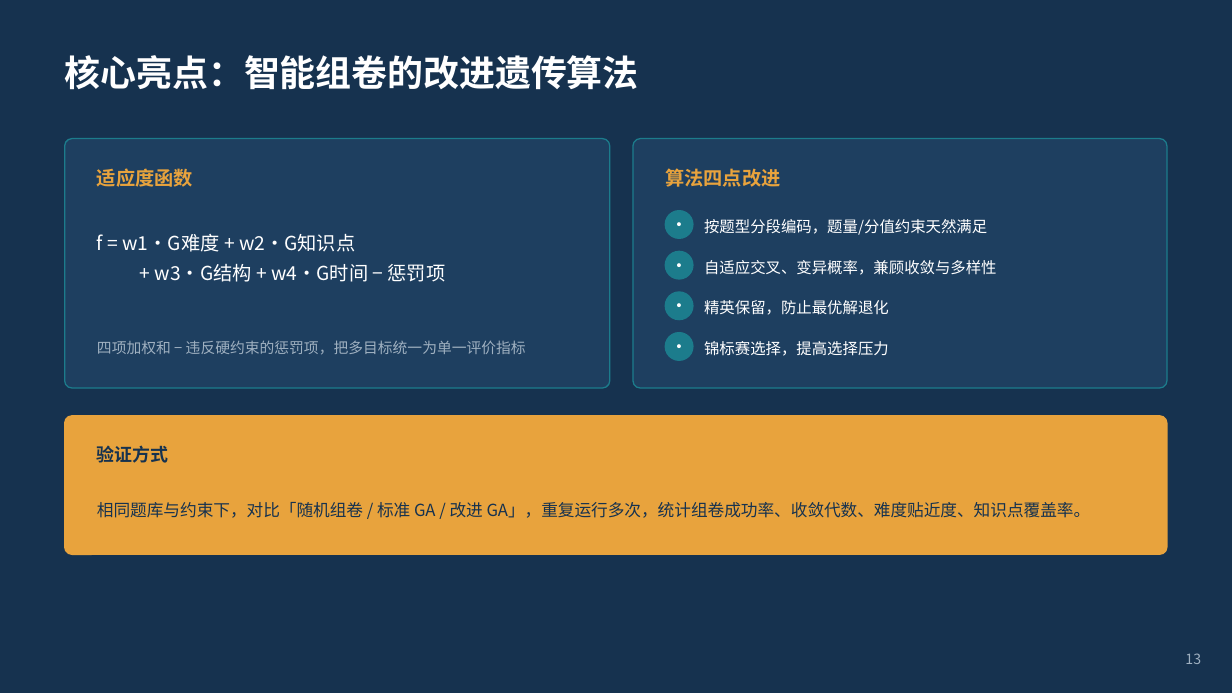
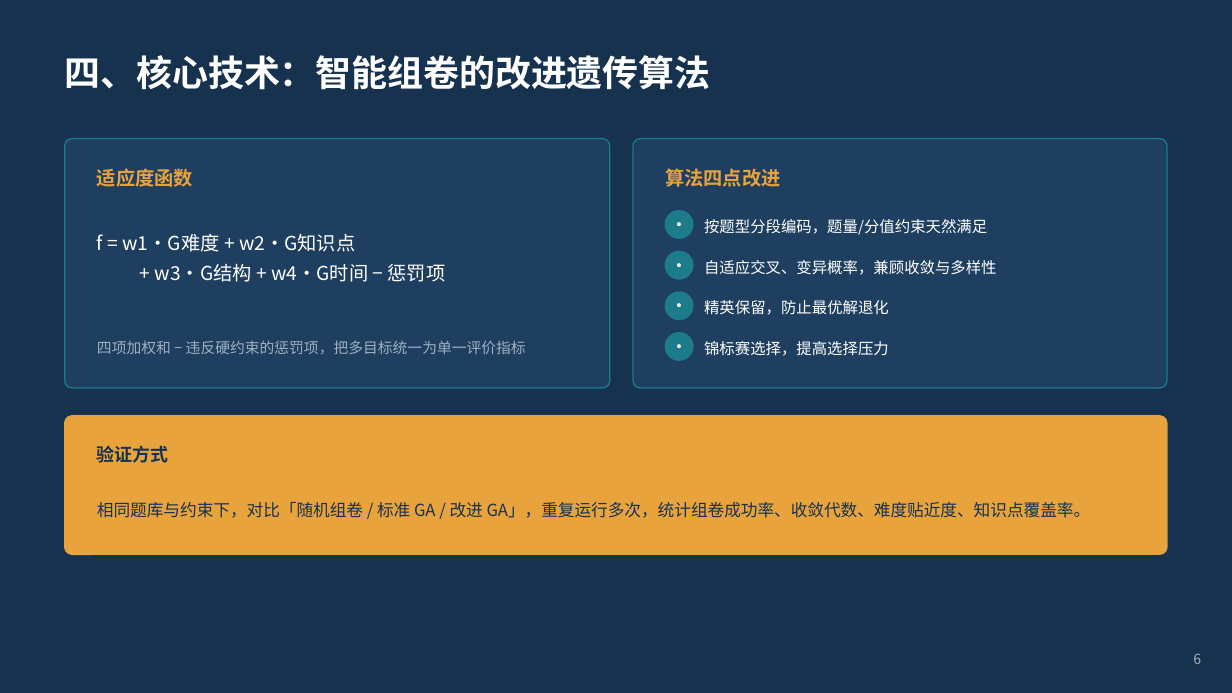
Before and after one commit to esneighbour9/Intelligent-Test-Paper-Generation-and-Analysis, a slide deck: slide 6 of docs/08-答辩/开题答辩.pptx (slide 13 before the commit). Drawn at 1232x693 pixels with LibreOffice and Linux fonts; fonts in the diff are those of the drawing. Boxes give left, top, right and bottom in pixels: in the first picture for what was removed or moved away, otherwise in the second. Text is boxed around its words. In the diff, an @@ line names an element or a change of style, - is before the commit and + after.

Commit message:
docs(答辩): 开题答辩 PPT 与讲稿改为学校要求的 5 板块、约 4 分钟
- 内容重构为：研究背景 / 研究意义 / 拟解决的关键问题 / 采用的技术方法 / 预期效果
- 陈述时长压缩至约 4 分 15 秒（要求 3—5 分钟）
- PPT 由 16 页精简为 8 页

```diff
--- a/docs/08-答辩/开题答辩.pptx
+++ b/docs/08-答辩/开题答辩.pptx
@@ text at bbox=[65, 55, 711, 90]: text changed @@
-核心亮点：智能组卷的改进遗传算法
+四、核心技术：智能组卷的改进遗传算法
@@ text at bbox=[1193, 653, 1201, 664]: text changed @@
-13
+6
```
Also in this commit, not shown: 4 other slides changed, 1 slide added, 9 slides removed, 1 other file.
